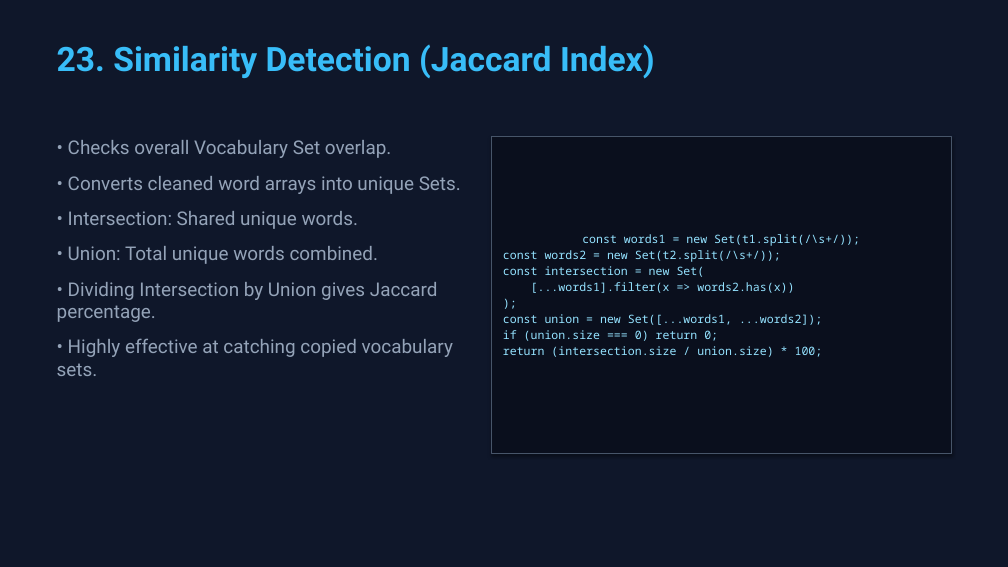
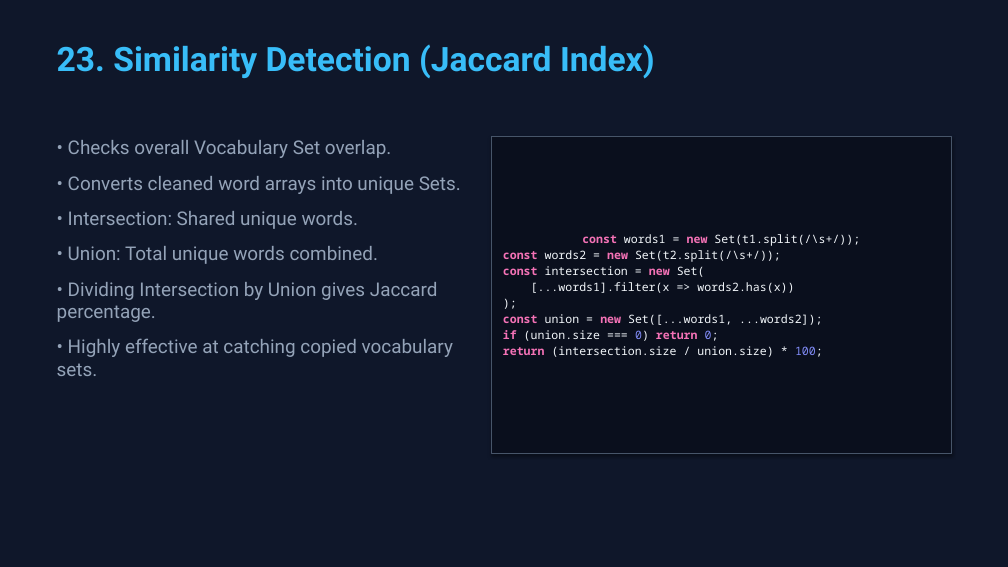
Before and after one commit to Jaydeep131/DocumentSimilarityDetector, a slide deck: slide 24 of AI_Document_OCR_Scanner_Similarity_Detector_PBL.pptx. Drawn at 1008x567 pixels with LibreOffice and Linux fonts; fonts in the diff are those of the drawing. Boxes give left, top, right and bottom in pixels: in the first picture for what was removed or moved away, otherwise in the second. Text is boxed around its words. In the diff, an @@ line names an element or a change of style, - is before the commit and + after.

```diff
--- a/AI_Document_OCR_Scanner_Similarity_Detector_PBL.pptx
+++ b/AI_Document_OCR_Scanner_Similarity_Detector_PBL.pptx
@@ rectangle "const words1 = new Set(t1.split(/\s+/));" at (492,136,951,454): text colour #94E2FF to #F472B6, bold on in "const new", "const new", "const new", "const new" and 2 more places; text colour #94E2FF to #F1F5F9 in "words1 = Set(t1.split(/\s+/));", "words2 = Set(t2.split(/\s+/));", "intersection = Set(", "[...words1].filter(x => words2.has(x))" and 4 more places; text colour #94E2FF to #818CF8 in "0) 0;", "100;" @@
```
Also in this commit, not shown: 4 other slides changed, 2 other files.
